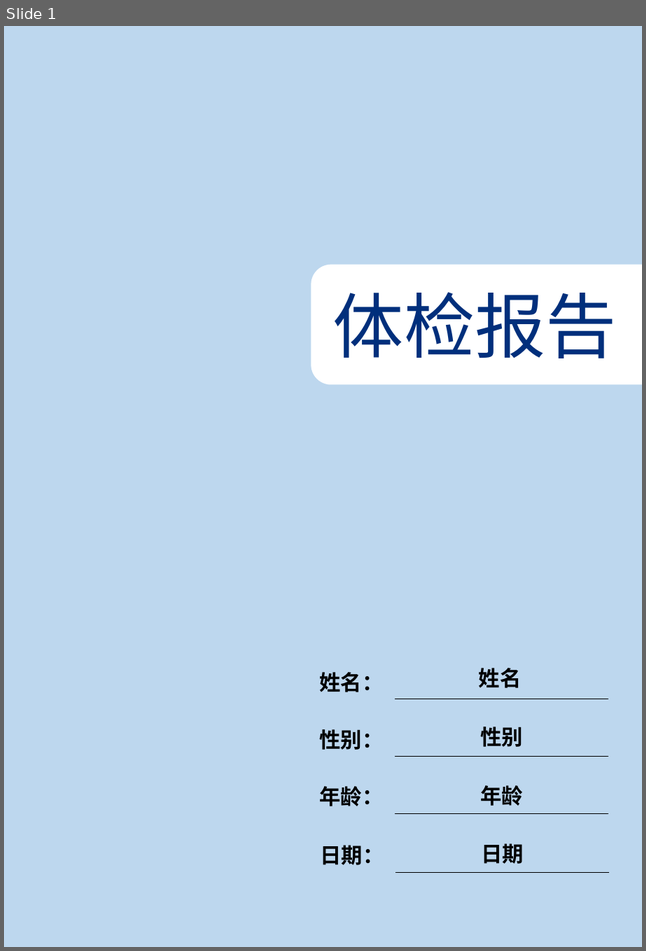
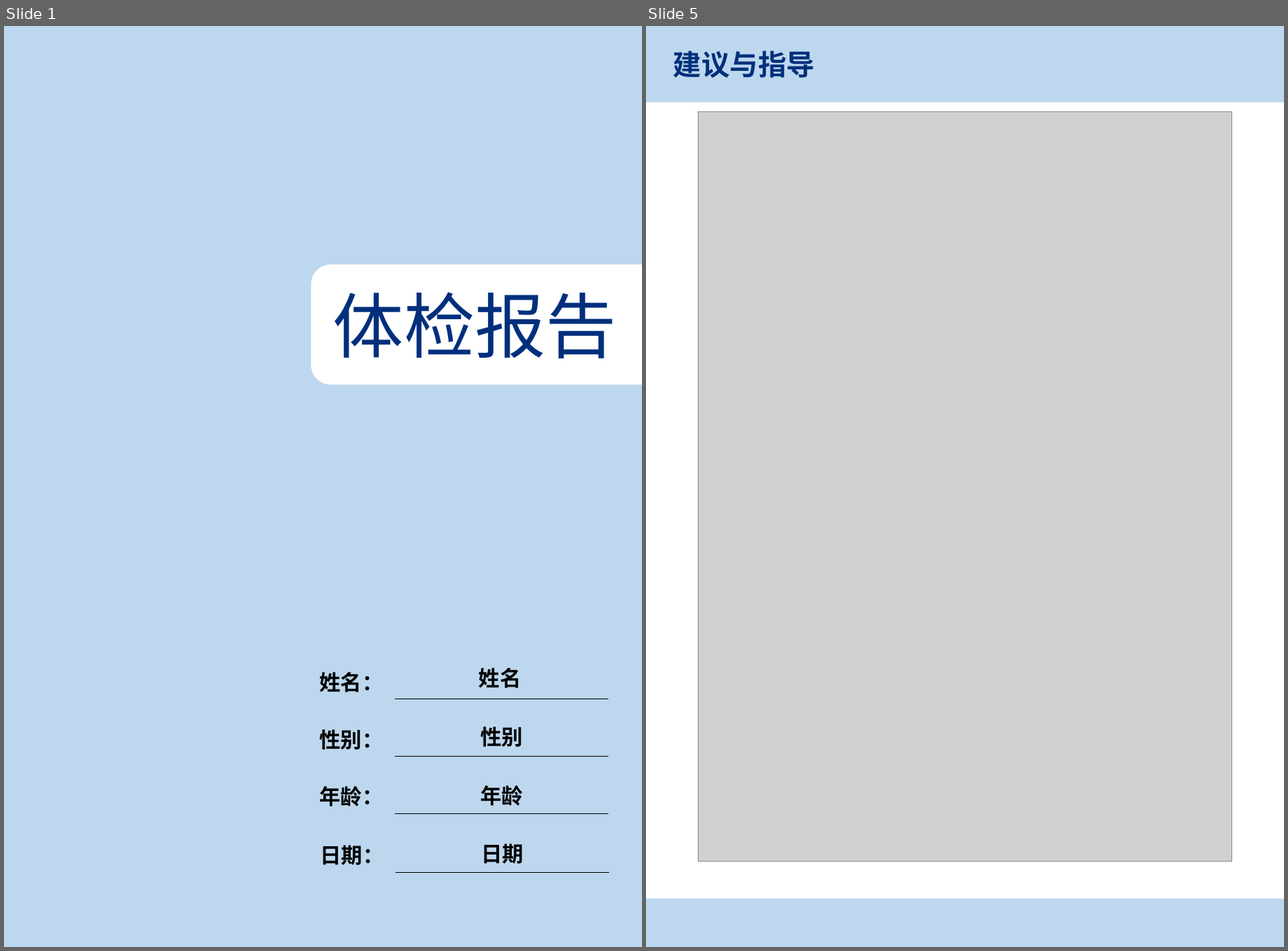
Before and after one commit to CodeDogLSY/ai_health_check_report, a slide deck: 2025员工体检报告（模板）.pptx. Shown side by side, each under a label of ours: slide 1 before the commit, slides 1 and 5 after it; the slides between them are not shown. The pictures are 646x951 and 1288x951 pixels, drawn with LibreOffice and Linux fonts; fonts in the diff are those of the drawing; grey boxes stand for pictures; background and template pictures are left out. Boxes give left, top, right and bottom in pixels: in the first picture for what was removed or moved away, otherwise in the second. Text is boxed around its words. In the diff, an @@ line names an element or a change of style, - is before the commit and + after.

```diff
--- a/2025员工体检报告（模板）.pptx
+++ b/2025员工体检报告（模板）.pptx
@@ slide 5 added at (x1=646, y1=26, x2=1284, y2=947), background #FFFFFF @@
@@ rectangle added at (x1=646, y1=26, x2=1284, y2=102), fill #BDD7EE @@
@@ text added at (x1=673, y1=50, x2=815, y2=78), 24 pt, text #002F7C, bold @@
+建议与指导
@@ picture added at (x1=698, y1=112, x2=1231, y2=861) @@
@@ rectangle added at (x1=646, y1=898, x2=1284, y2=946), fill #BDD7EE @@
```
Also in this commit, not shown: 1 slide changed, 3 other slides added, 1 slide removed.
